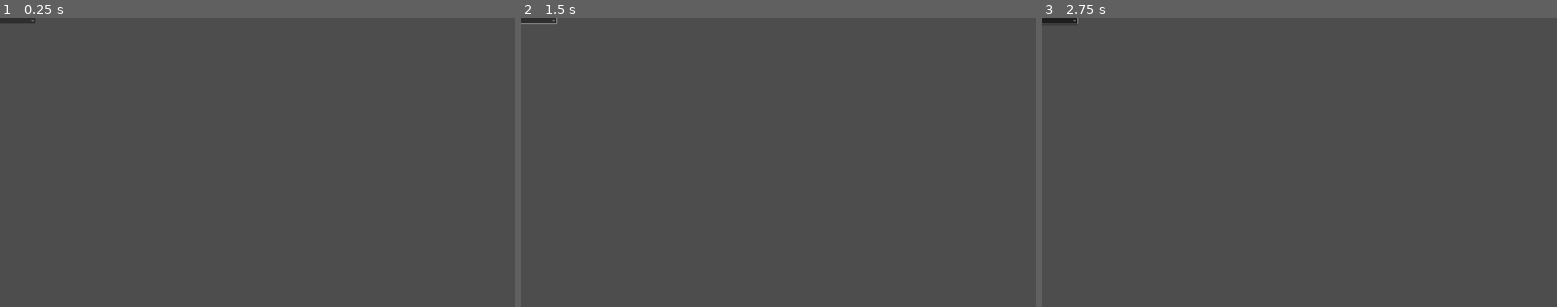
Above: before the commit, frames 1-3 (left to right).
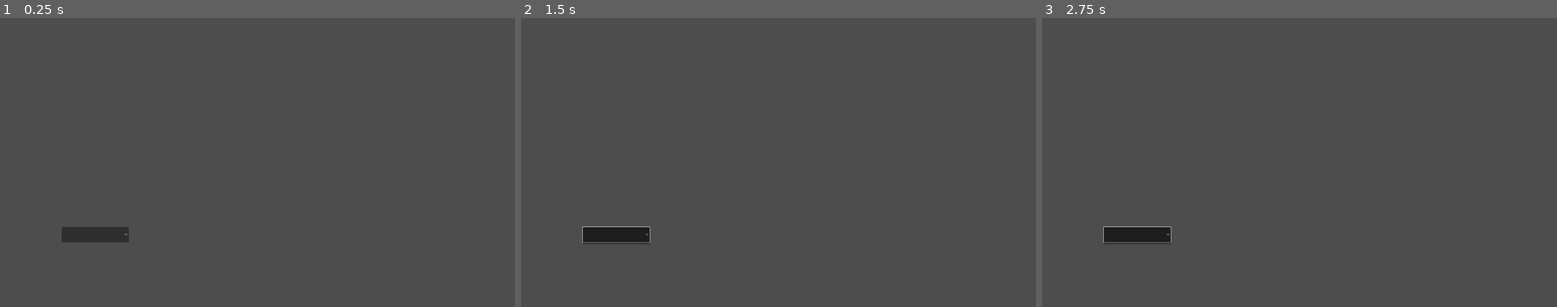
Above: after the commit, the same moments.

Repository: flowerFawn/Robot_game
Game: Godot game, scene res://limb_menu.tscn
Same seed, same stepped clock (60 frames per second), same inputs: the game is played once before the commit and once after it. This scene is started directly instead of the project's main scene.
Inputs (mouse positions are in pixels of both pictures, inside the frame that each line leads up to):
- Up to frame 1 (0.25 s): no input
- Up to frame 2 (1.5 s): click (536, 20) at 0.52 s; click (613, 234) at 1.27 s
- Up to frame 3 (2.75 s): tap Enter at 2 s; move the mouse to (1412, 148) at 2.02 s; hold D (right) from 2.03 s (still down); tap Shift (slide) at 2.1 s; tap Space (jump) at 2.27 s

The runs differ from the first frame. In frame 1, 0.8% of the frame differs, in the area x 0-26%, y 0-78%; in frame 2, 0.8%, in the area x 0-26%, y 0-79%; in frame 3, 0.8%.

Commit message:
start

Diff:
--- /dev/null
+++ b/assets/standard_theme.tres
@@ -0,0 +1,6 @@
+[gd_resource type="Theme" load_steps=2 format=3 uid="uid://bppvu27nvmqm6"]
+
+[ext_resource type="FontFile" uid="uid://ctdnwuyb77btk" path="res://assets/rainyhearts.ttf" id="1_eqtsf"]
+
+[resource]
+default_font = ExtResource("1_eqtsf")
--- /dev/null
+++ b/limb_dropdown.gd
@@ -0,0 +1,12 @@
+extends OptionButton
+@export var searched_folder:String
+var limb_folder = DirAccess.open(searched_folder)
+# Called when the node enters the scene tree for the first time.
+func _ready():
+	print(searched_folder)
+	print(limb_folder.get_files())
+
+
+# Called every frame. 'delta' is the elapsed time since the previous frame.
+func _process(delta):
+	pass
--- a/limb_menu.tscn
+++ b/limb_menu.tscn
@@ -1,4 +1,7 @@
-[gd_scene format=3 uid="uid://b6tutxqpfhrco"]
+[gd_scene load_steps=3 format=3 uid="uid://b6tutxqpfhrco"]
+
+[ext_resource type="Theme" uid="uid://bppvu27nvmqm6" path="res://assets/standard_theme.tres" id="1_fqmev"]
+[ext_resource type="Script" path="res://limb_dropdown.gd" id="2_nwdpp"]
 
 [node name="Control" type="Control"]
 layout_mode = 3
@@ -6,7 +9,12 @@
 offset_right = 1920.0
 offset_bottom = 1080.0
 
-[node name="OptionButton" type="OptionButton" parent="."]
+[node name="LeftLeg" type="OptionButton" parent="."]
 layout_mode = 0
-offset_right = 132.0
-offset_bottom = 20.0
+offset_left = 230.0
+offset_top = 781.0
+offset_right = 480.0
+offset_bottom = 838.0
+theme = ExtResource("1_fqmev")
+script = ExtResource("2_nwdpp")
+searched_folder = "res://player_limbs/player_legs/"
--- a/project.godot
+++ b/project.godot
@@ -25,6 +25,7 @@
 [file_customization]
 
 folder_colors={
+"res://assets/": "pink",
 "res://player_limbs/": "purple",
 "res://player_scripts/": "green"
 }
Binary file added: assets/rainyhearts.ttf
Not shown, added: assets/rainyhearts.ttf.import
